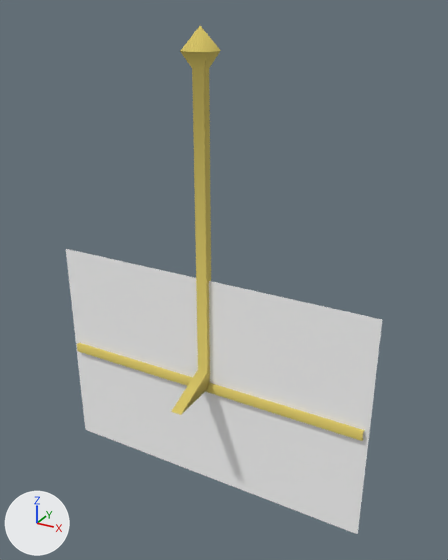
One commit to the glTF model public/3d/item/model__item__room.ofs_4455_0/4455wall_r.gltf: the scene before it, then after it.
One viewpoint serves both versions: a 50 mm camera at (1.48, -2.48, 1.89) aimed at (0.08, 0.06, 0.62). The lights are fixed; the arrows at lower left show +X, +Y and +Z. The picture after the commit comes second.

Objects in the first picture: '4455wall_r'.
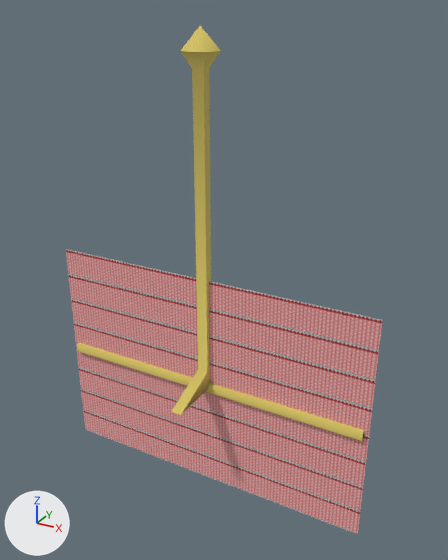
Where the change shows, as pixel boxes [x1, y1, x2, y2] in the pictures (448 x 560 px):
'4455wall_r', surface changed (white to pink): [66, 249, 382, 534] in both

Diff of the bpy script that builds the scene:
```diff
--- a/public/3d/item/model__item__room.ofs_4455_0/4455wall_r.gltf.py
+++ b/public/3d/item/model__item__room.ofs_4455_0/4455wall_r.gltf.py
@@ img_r_wall00_c @@
+img_r_wall00_c = load_image('r_wall00_c', '_unpacked/r_wall00_c', 64, 64, 'sRGB')
@@ mat_home_01wa @@
 mat_home_01wa = principled_material('home_01wa')
-mat_home_01wa.base_color = (1.0, 1.0, 1.0)  # white #ffffff
+mat_home_01wa.texture = img_r_wall00_c
 mat_home_01wa.roughness = 1.0
```
